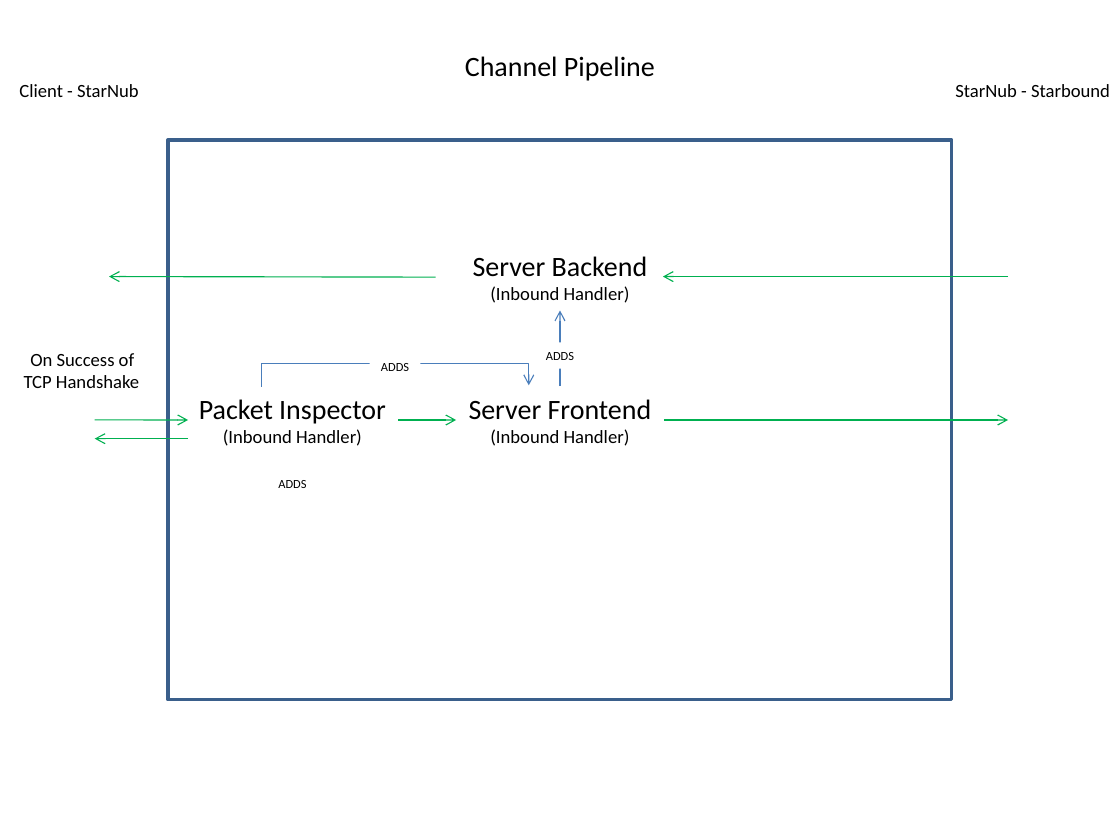
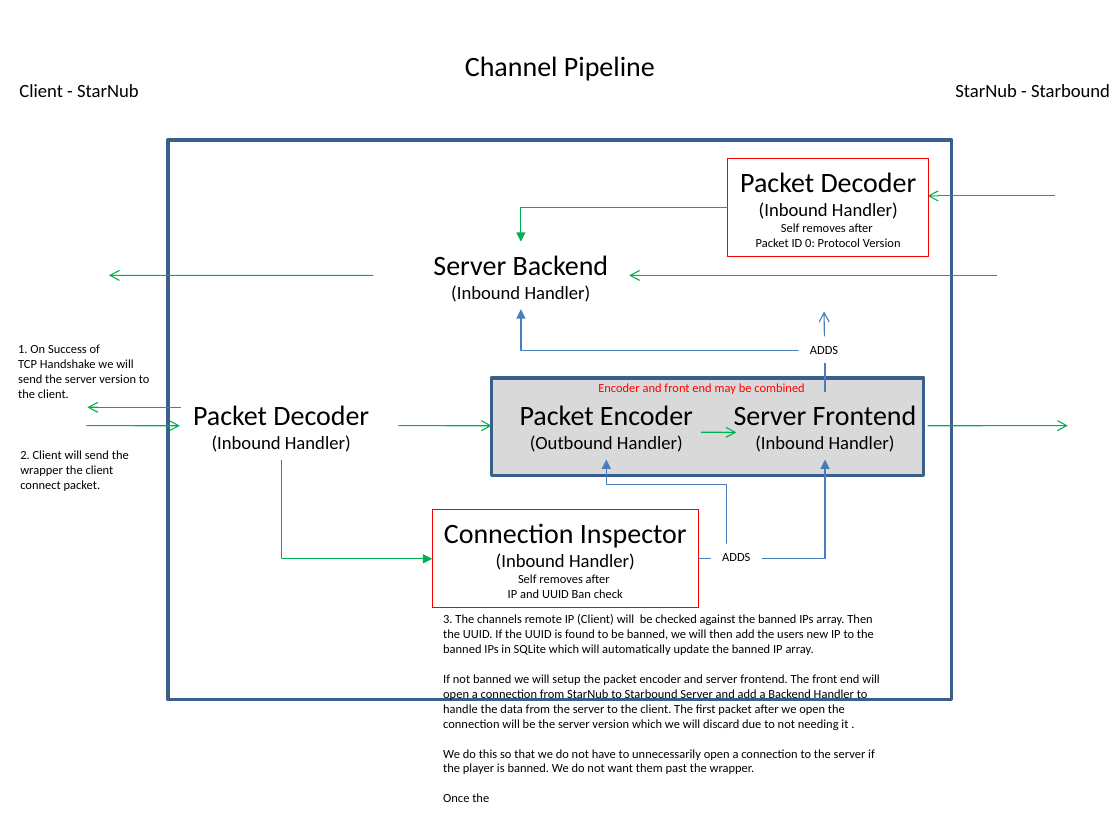
Before and after one commit to legeek11202/StarNub, a slide deck: slide 1 of Network Reference.pptx. Drawn at 1120x840 pixels with LibreOffice and Linux fonts; fonts in the diff are those of the drawing. Boxes give left, top, right and bottom in pixels: in the first picture for what was removed or moved away, otherwise in the second. Text is boxed around its words. In the diff, an @@ line names an element or a change of style, - is before the commit and + after.

```diff
--- a/Network Reference.pptx
+++ b/Network Reference.pptx
@@ rectangle added at (x1=728, y1=159, x2=928, y2=258), outline #FF0000 0.75 pt, 8 pt, text #000000 @@
+Packet Decoder
+(Inbound Handler)
+Self removes after
+Packet ID 0: Protocol Version
@@ elbow arrow added from (728, 207) to (521, 242), #00B050 0.75 pt @@
@@ arrow added from (1055, 196) to (927, 196), #00B050 0.75 pt @@
@@ text "Server Backend" moved from (x1=473, y1=256, x2=648, y2=303) to (x1=433, y1=255, x2=609, y2=302) @@
@@ arrow moved from (436, 277) - (109, 277) to (373, 276) - (109, 276) @@
@@ arrow moved from (1008, 277) - (663, 277) to (997, 276) - (629, 276) @@
@@ elbow arrow added from (825, 392) to (521, 309), #4B7EBC 0.75 pt @@
@@ arrow moved from (560, 386) - (560, 310) to (825, 392) - (824, 311) @@
@@ text at (x1=18, y1=344, x2=150, y2=398): text changed; size 12 to 8 pt @@
-On Success of
-TCP Handshake
+1. On Success of
+TCP Handshake we will send the server version to the client.
@@ text "ADDS" moved from (x1=546, y1=352, x2=574, y2=360) to (x1=810, y1=346, x2=838, y2=354) @@
@@ elbow arrow removed from (261, 386) to (529, 385) @@
@@ text removed at (x1=381, y1=363, x2=409, y2=371) @@
-ADDS
@@ rectangle added at (x1=492, y1=379, x2=924, y2=476), fill #D9D9D9, outline #3A5F8C 2 pt @@
@@ text added at (x1=598, y1=383, x2=804, y2=394), 8 pt, text #FF0000 @@
+Encoder and front end may be combined
@@ arrow moved from (188, 439) - (95, 439) to (180, 408) - (87, 408) @@
@@ text at (x1=193, y1=405, x2=369, y2=426): text changed @@
-Packet Inspector
+Packet Decoder
@@ text added at (x1=520, y1=405, x2=693, y2=452), 12 pt, text #000000 @@
+Packet Encoder
+(Outbound Handler)
@@ text "Server Frontend" moved from (x1=469, y1=399, x2=652, y2=446) to (x1=734, y1=405, x2=917, y2=452) @@
@@ arrow moved from (95, 420) - (188, 420) to (86, 426) - (180, 426) @@
@@ arrow moved from (399, 420) - (456, 420) to (399, 426) - (492, 426) @@
@@ arrow added from (701, 432) to (736, 432), #00B050 0.75 pt @@
@@ arrow moved from (664, 420) - (1008, 420) to (927, 426) - (1067, 426) @@
@@ text added at (x1=20, y1=450, x2=129, y2=491), 8 pt, text #000000 @@
+2. Client will send the wrapper the client connect packet.
@@ elbow arrow added from (281, 459) to (432, 559), #00B050 0.75 pt @@
@@ elbow arrow added from (699, 559) to (606, 459), #4B7EBC 0.75 pt @@
@@ elbow arrow added from (699, 559) to (825, 459), #4B7EBC 0.75 pt @@
@@ rectangle added at (x1=432, y1=510, x2=699, y2=608), outline #FF0000 0.75 pt, 8 pt, text #000000 @@
+Connection Inspector
+(Inbound Handler)
+Self removes after
+IP and UUID Ban check
@@ text "ADDS" moved from (x1=278, y1=480, x2=306, y2=488) to (x1=722, y1=553, x2=750, y2=561) @@
@@ text added at (x1=443, y1=614, x2=879, y2=802), 8 pt, text #000000 @@
+3. The channels remote IP (Client) will be checked against the banned IPs array. Then the UUID. If the UUID is found to be banned, we will then add the users new IP to the banned IPs in SQLite which will automatically update the banned IP array.
+If not banned we will setup the packet encoder and server frontend. The front end will open a connection from StarNub to Starbound Server and add a Backend Handler to handle the data from the server to the client. The first packet after we open the connection will be the server version which we will discard due to not needing it .
+We do this so that we do not have to unnecessarily open a connection to the server if the player is banned. We do not want them past the wrapper.
+Once the
```
Also in this commit, not shown: 1 other slide changed, 20 other files.
